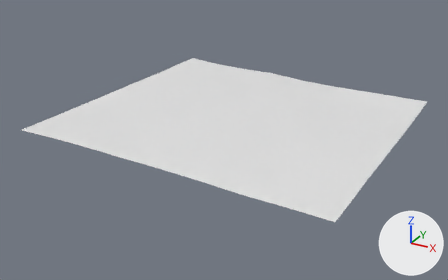
One commit to the OBJ model assets/maps/chunks/terrain_lod2_4_-3.obj: the scene before it, then after it.
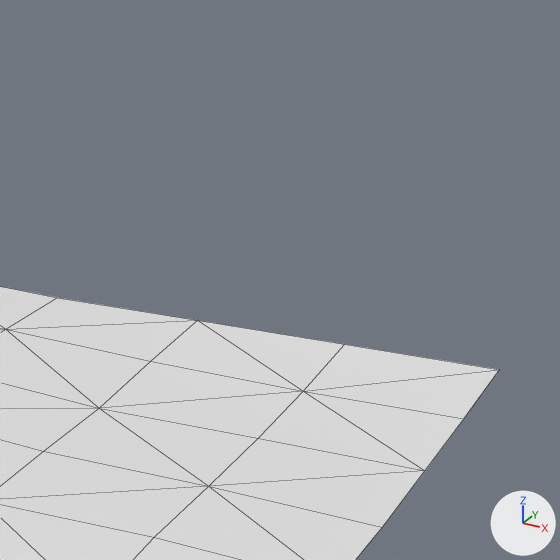
Each version appears first whole from a 50 mm lens placed at (688.3, 99.2, 89.2), pointed at (571.1, 312.3, -17.3), and next in a close-up on the part from 71% to 98% of the width and 7% to 51% of the height. Arrows for +X, +Y and +Z are at lower right; the lights stay in place. The last two pictures show the newer version. The close-ups show mesh edges as thin lines. Where no turn or scale is listed for an object, it has been applied to the vertices.

In view in the first close-up: 'terrain_lod2_4_-3'.
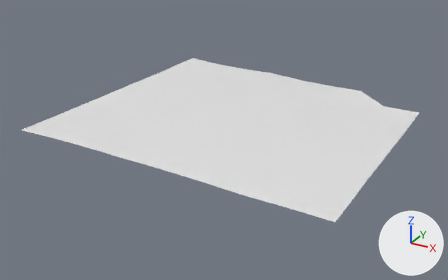
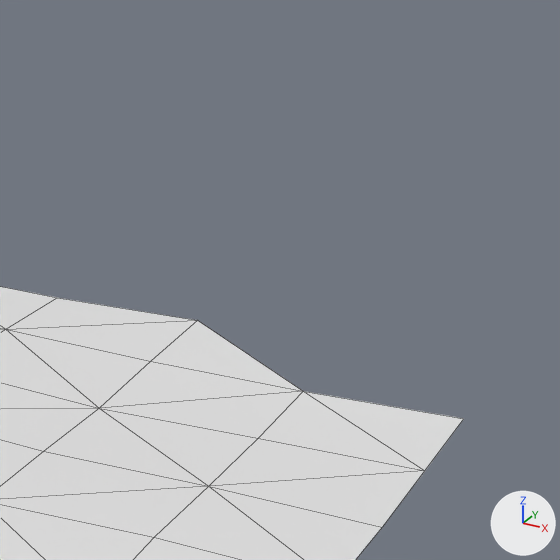
Location of each change, (x1, y1, x2, y2) in pixels of the close-ups (560 x 560 px):
'terrain_lod2_4_-3', reshaped: before (0, 287, 499, 560); after (0, 287, 463, 560)
part 1 of me_terrain_lod2_4__3, deleted: before (199, 321, 499, 419)

The change, as a diff of the scene's bpy script:
```diff
--- a/assets/maps/chunks/terrain_lod2_4_-3.obj.py
+++ b/assets/maps/chunks/terrain_lod2_4_-3.obj.py
@@ me_terrain_lod2_4__3 @@
 # used by ob_terrain_lod2_4__3; location = (0.0, 0.0, 0.0)
 # verts and faces of me_terrain_lod2_4__3; kept vertices keep their numbers, new ones are numbered from 81
 # before: 12 (608.0, 384.0, -10.8) at pixel (197, 320), 14 (624.0, 368.0, -10.8) at pixel (303, 391), 15 (624.0, 384.0, -10.8) at pixel (344, 344), 16 (640.0, 384.0, -10.8) at pixel (499, 369), 17 (640.0, 368.0, -10.8) at pixel (463, 418)
-me_terrain_lod2_4__3.from_pydata(...)  # 81 vertices, 128 faces; spans x 512.0..640.0, y 256.0..384.0, z -10.8..-3.9
+me_terrain_lod2_4__3.from_pydata(...)  # 79 vertices, 125 faces; spans x 512.0..640.0, y 256.0..384.0, z -10.8..-3.9
+# me_terrain_lod2_4__3 part 1
+delete_vertices([15, 16])  # with the faces that use them
```
